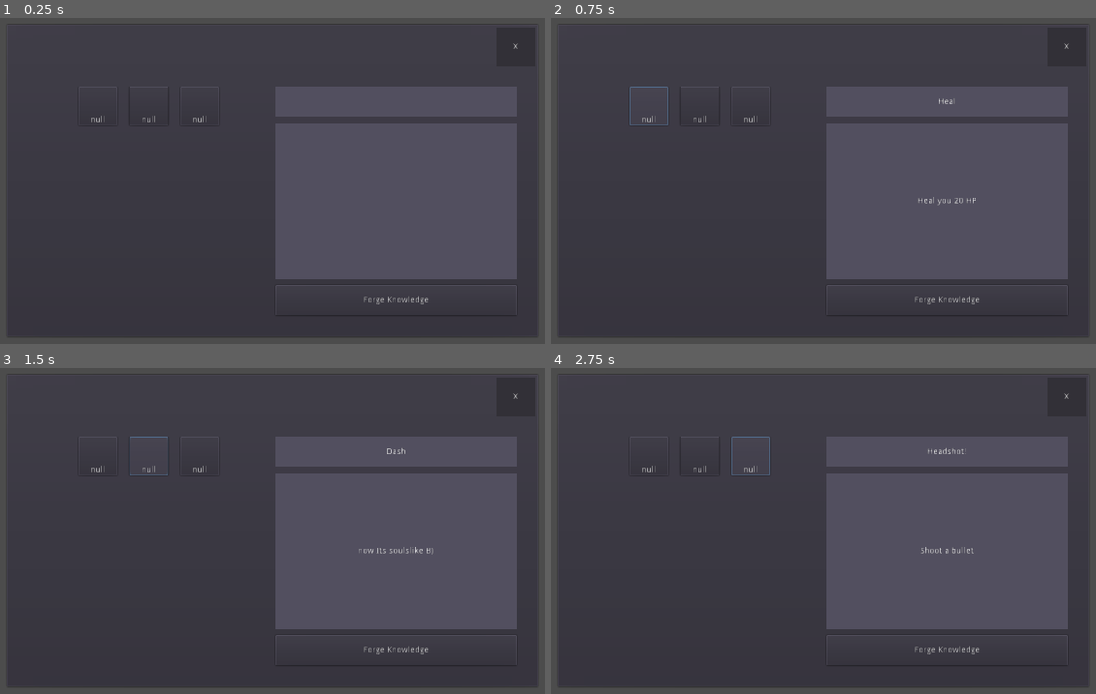
Above: before the commit, frames 1-4 (two rows, left to right).
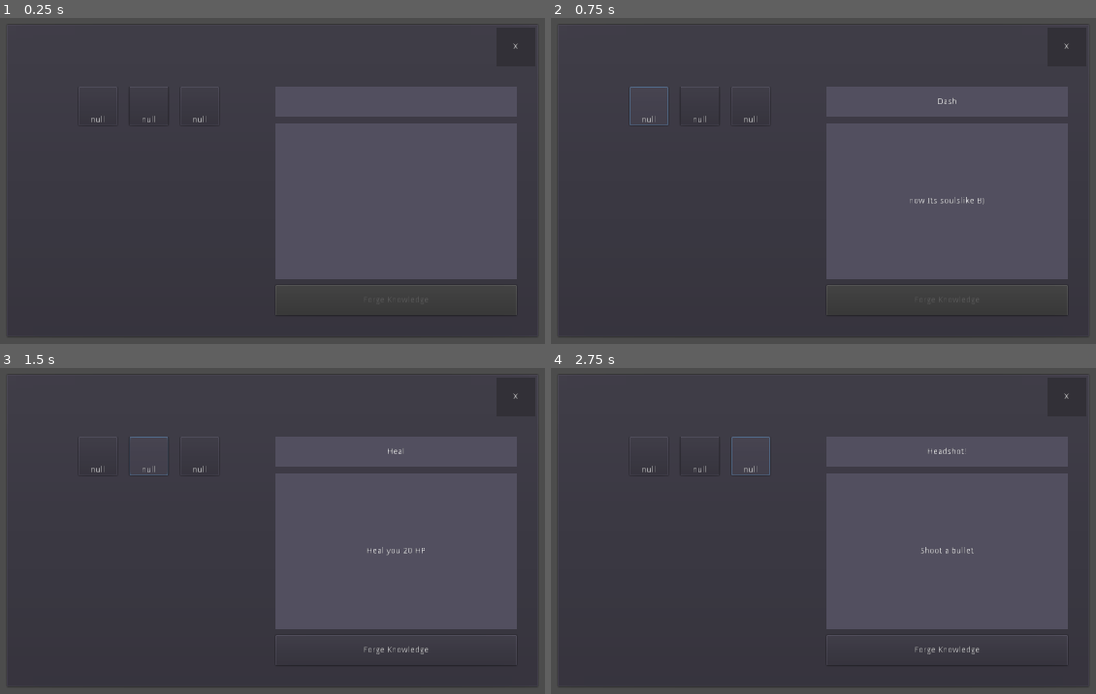
Above: after the commit, the same moments.

Repository: deerformera/neruka
Game: Godot game, scene res://characters/cat/forge.tscn
Two runs of this game, one before a commit and one after it. Both use one fixed random seed, a clock stepped at 60 frames per second and the inputs below. This scene is started directly instead of the project's main scene.
Inputs (mouse positions are in pixels of both pictures, inside the frame that each line leads up to):
- Up to frame 1 (0.25 s): no input
- Up to frame 2 (0.75 s): click (649, 106) at 0.5 s
- Up to frame 3 (1.5 s): click (147, 456) at 1.27 s
- Up to frame 4 (2.75 s): click (752, 456) at 2.02 s

The runs differ from the first frame. In frame 1, less than 0.1% of the frame differs, in the area x 66-79%, y 85-88%; in frame 2, 0.3%, in the area x 65-80%, y 24-88%; in frame 3, 0.2%; in frame 4, nothing differs.

Commit message:
button fixes

Diff:
--- a/characters/cat/cat.tscn
+++ b/characters/cat/cat.tscn
@@ -1802,7 +1802,7 @@
 texture = ExtResource( 1 )
 hframes = 10
 vframes = 56
-frame = 243
+frame = 249
 
 [node name="DashSprite" type="Sprite" parent="."]
 visible = false
--- a/characters/cat/forge.gd
+++ b/characters/cat/forge.gd
@@ -9,6 +9,7 @@
 func _ready():
     $Margin/Panel/VBox/CloseButton.connect("pressed", self, "close")
     $Margin/Panel/VBox/Margin/HBox/VBox/ForgeButton.connect("pressed", self, "forge")
+    $Margin/Panel/VBox/Margin/HBox/VBox/ForgeButton.disabled = true
     items()
 
 func close(): self.queue_free()
@@ -23,6 +24,10 @@
 
 func item_pressed(index):
     selected = Utils.knowledges[index]
+    if Utils.abilities.has(Utils.knowledges[index]):
+        $Margin/Panel/VBox/Margin/HBox/VBox/ForgeButton.disabled = true
+    else: $Margin/Panel/VBox/Margin/HBox/VBox/ForgeButton.disabled = false
+
     $Margin/Panel/VBox/Margin/HBox/VBox/Name.text = data[index].name
     $Margin/Panel/VBox/Margin/HBox/VBox/Desc.text = data[index].desc
 
--- a/characters/cat/levelup.gd
+++ b/characters/cat/levelup.gd
@@ -36,8 +36,10 @@
 
 func set_required():
     $Margin/Panel/VBox/Margin/VBox/RequiredOrbs.text = "required: " + str(Utils.get_levels_requirement(level))
+    if Utils.get_levels_requirement(level) > Utils.orbs:
+        $Margin/Panel/VBox/Margin/VBox/UpButton.disabled = true
+    else: $Margin/Panel/VBox/Margin/VBox/UpButton.disabled = false
 
 func levelup():
-    if Utils.get_levels_requirement(level) > Utils.orbs: return
     Utils.set_levels(level)
     close()
--- a/characters/cat/utils.gd
+++ b/characters/cat/utils.gd
@@ -15,9 +15,9 @@
 var orbs: int = 100
 
 var abilities_data: Array
-var abilities: Array
+var abilities: Array = [2]
 var current_abilities: Array
-var knowledges: Array = [1,2,0]
+var knowledges: Array = [2,1,0]
 
 func _ready():
     var f = File.new()
